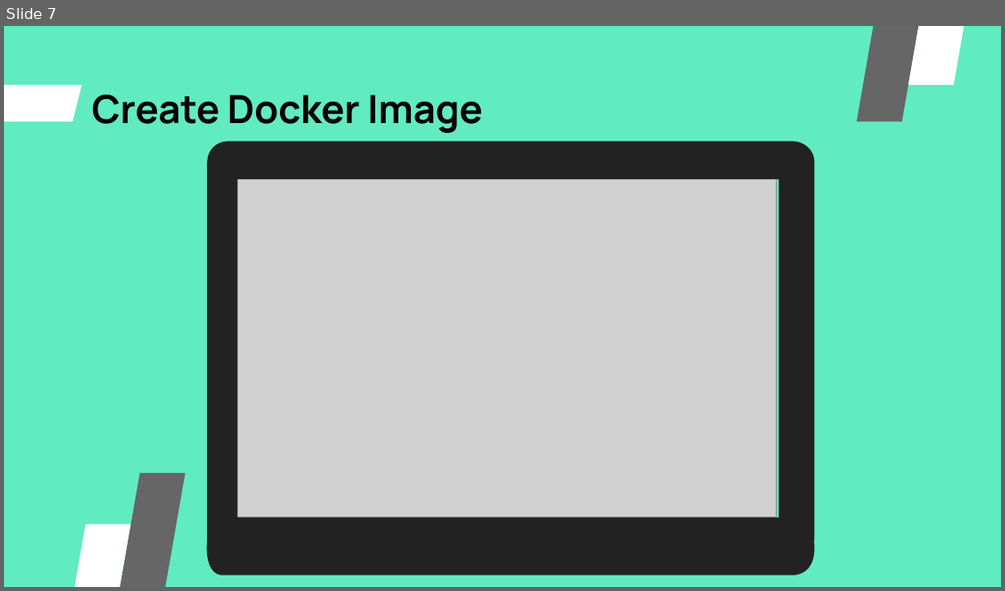
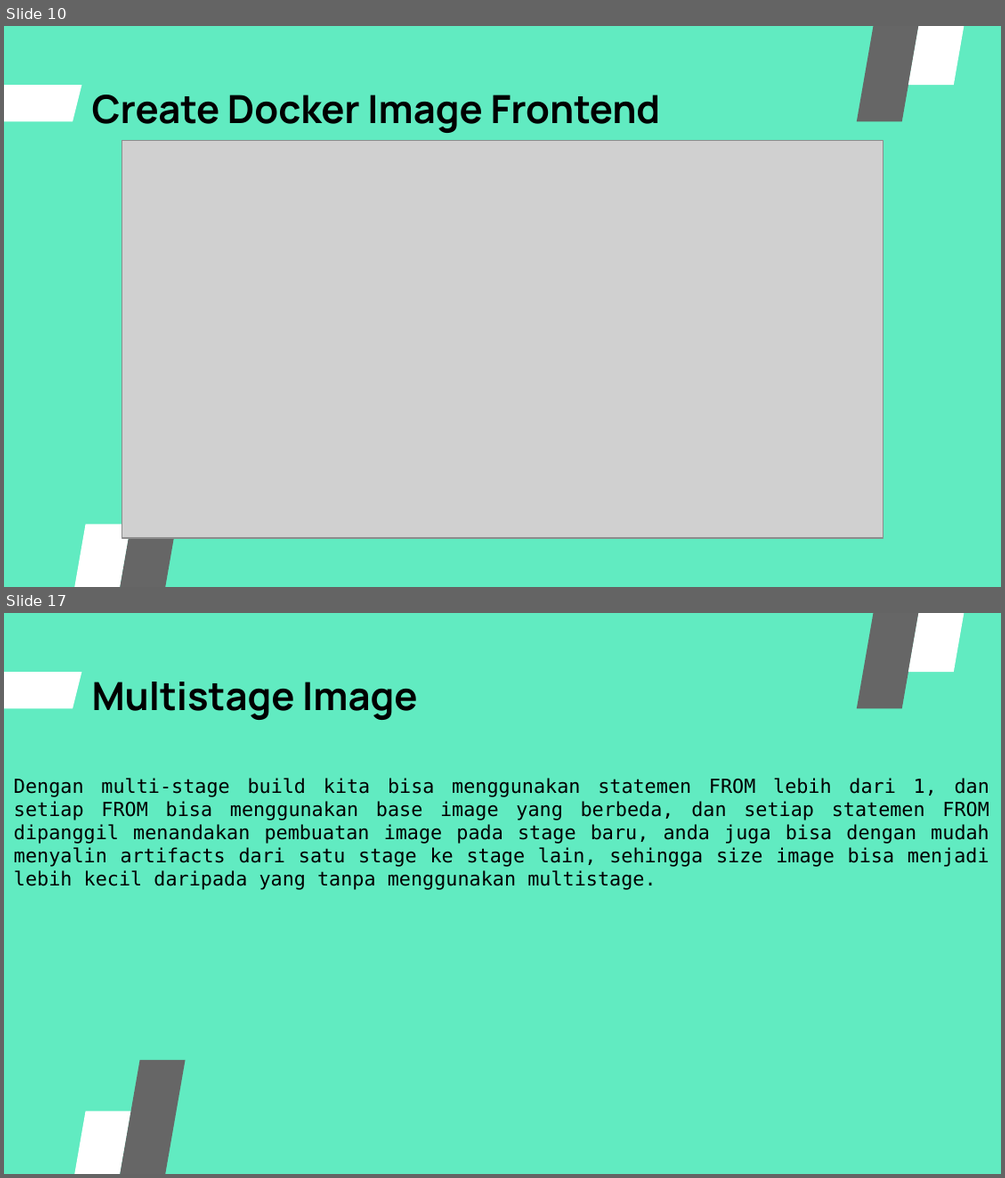
Before and after one commit to igstbagusdharmaputra/DumbwaysBootcamp, a slide deck: dumbweek3/Dumbweek3.pptx. Shown one above the other, each under a label of ours: slide 7 before the commit, slides 10 and 17 after it; the slides between them are not shown. The pictures are 1005x591 and 1005x1178 pixels, drawn with LibreOffice and Linux fonts; fonts in the diff are those of the drawing; grey boxes stand for pictures. Boxes give left, top, right and bottom in pixels: in the first picture for what was removed or moved away, otherwise in the second. Text is boxed around its words. In the diff, an @@ line names an element or a change of style, - is before the commit and + after.

```diff
--- a/dumbweek3/Dumbweek3.pptx
+++ b/dumbweek3/Dumbweek3.pptx
@@ slide 17 added at [4, 613, 1001, 1174], background #61EBC1; not listed: 1 template element that a slide beside it also shows @@
@@ parallelogram added at [857, 613, 949, 709], fill #666666 @@
@@ parallelogram added at [908, 613, 1001, 672], fill #FFFFFF @@
@@ title added at [92, 682, 417, 720], 28 pt, text #000000, bold @@
+Multistage Image
@@ text added at [14, 778, 989, 890], 14 pt, text #000000 @@
+Dengan multi-stage build kita bisa menggunakan statemen FROM lebih dari 1, dan setiap FROM bisa menggunakan base image yang berbeda, dan setiap statemen FROM dipanggil menandakan pembuatan image pada stage baru, anda juga bisa dengan mudah menyalin artifacts dari satu stage ke stage lain, sehingga size image bisa menjadi lebih kecil daripada yang tanpa menggunakan multistage.
@@ parallelogram added at [93, 1060, 186, 1174], fill #666666 @@
@@ parallelogram added at [38, 1111, 130, 1174], fill #FFFFFF @@
@@ what was slide 7 is now slide 10 @@
@@ slide 10 changed as well @@
@@ title at [92, 95, 661, 133]: text changed @@
-Create Docker Image
+Create Docker Image Frontend
@@ picture: place and size @@
-picture at [228, 174, 776, 516]
+picture at [121, 141, 883, 539]
@@ freeform shape removed at [207, 142, 815, 540] @@
@@ freeform shape removed at [202, 538, 818, 574] @@
```
Also in this commit, not shown: 17 other slides changed, 66 other slides added, 1 other file.
